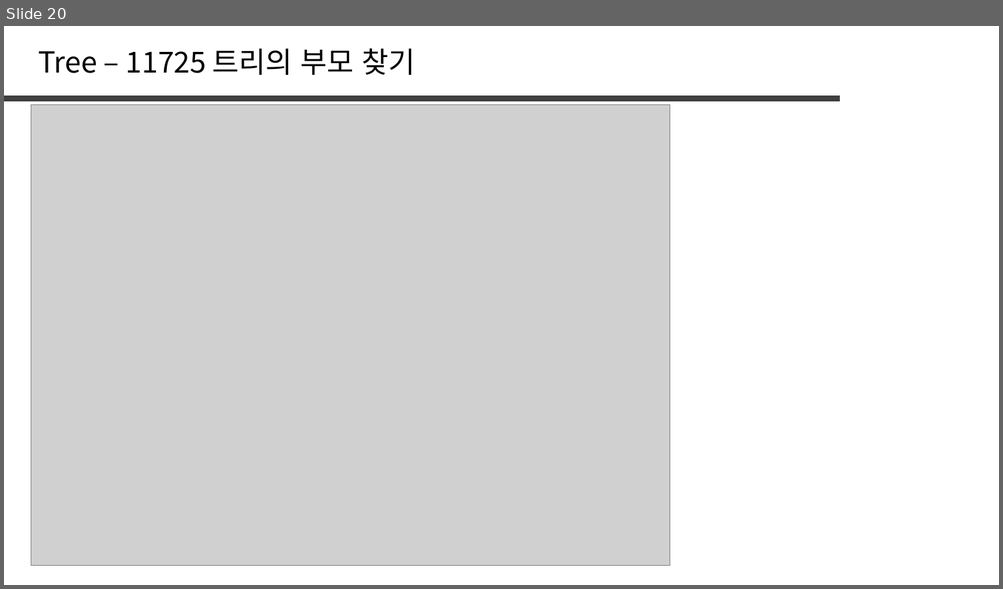
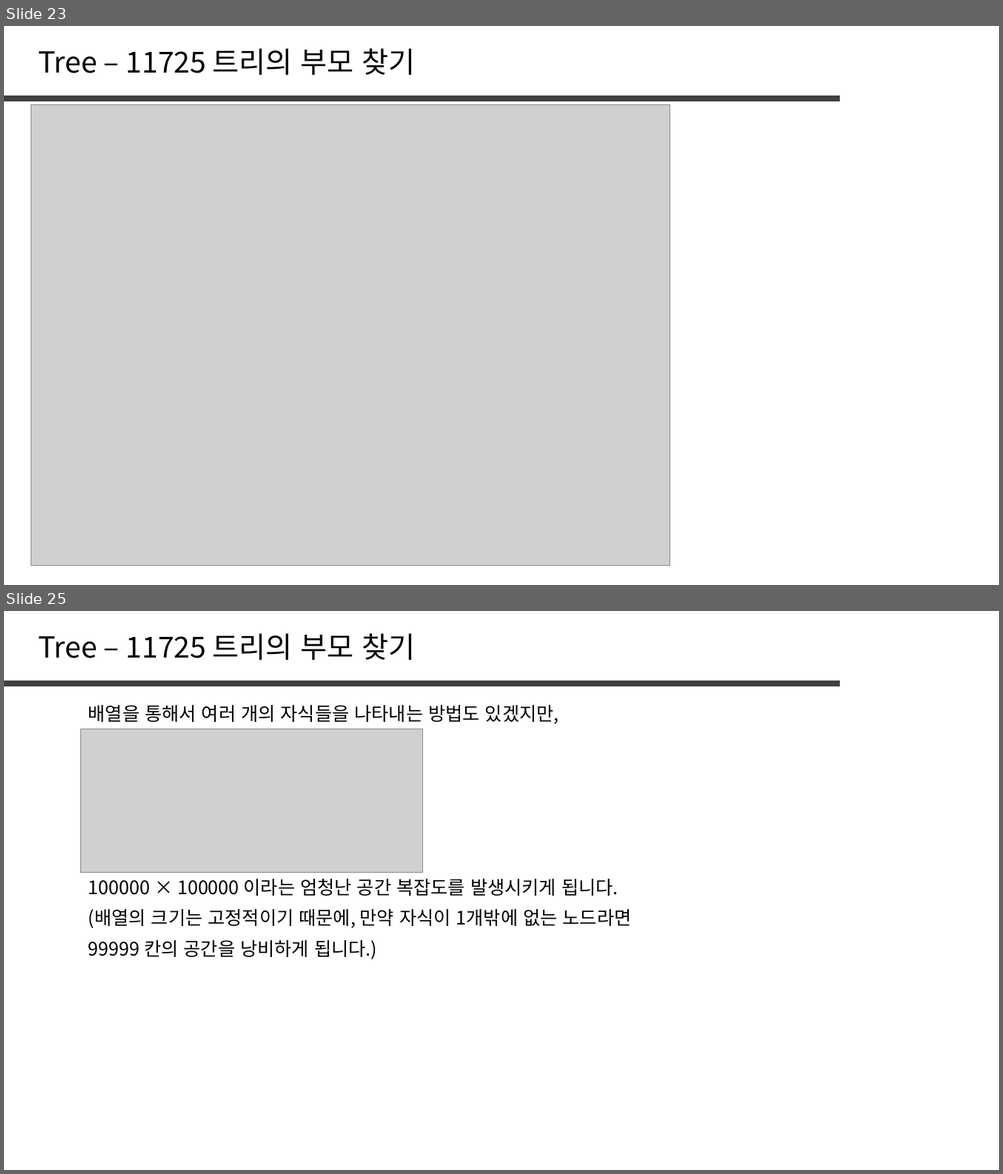
Before and after one commit to jaehoo1/PS-study, a slide deck: study/8_Tree, Graph.pptx. Shown one above the other, each under a label of ours: slide 20 before the commit, slides 23 and 25 after it; the slides between them are not shown. The pictures are 1003x589 and 1003x1174 pixels, drawn with LibreOffice and Linux fonts; fonts in the diff are those of the drawing; grey boxes stand for pictures. Boxes give left, top, right and bottom in pixels: in the first picture for what was removed or moved away, otherwise in the second. Text is boxed around its words. In the diff, an @@ line names an element or a change of style, - is before the commit and + after.

```diff
--- a/study/8_Tree, Graph.pptx
+++ b/study/8_Tree, Graph.pptx
@@ slide 25 added at [4,611,999,1170], background #FFFFFF @@
@@ text added at [38,633,415,660], 28 pt, text #000000 @@
+Tree – 11725 트리의 부모 찾기
@@ line added from (4, 684) to (839, 684), #404040 6 pt @@
@@ text added at [88,705,559,724], 18 pt, text #000000 @@
+배열을 통해서 여러 개의 자식들을 나타내는 방법도 있겠지만,
@@ picture added at [81,729,423,873] @@
@@ text added at [88,879,618,896], 18 pt, text #000000 @@
+100000 × 100000 이라는 엄청난 공간 복잡도를 발생시키게 됩니다.
@@ text added at [88,909,632,928], 18 pt, text #000000 @@
+(배열의 크기는 고정적이기 때문에, 만약 자식이 1개밖에 없는 노드라면
@@ text added at [88,940,377,960], 18 pt, text #000000 @@
+99999 칸의 공간을 낭비하게 됩니다.)
@@ what was slide 20 is now slide 23 @@
```
Also in this commit, not shown: 1 slide changed, 5 other slides added, 1 slide removed.
